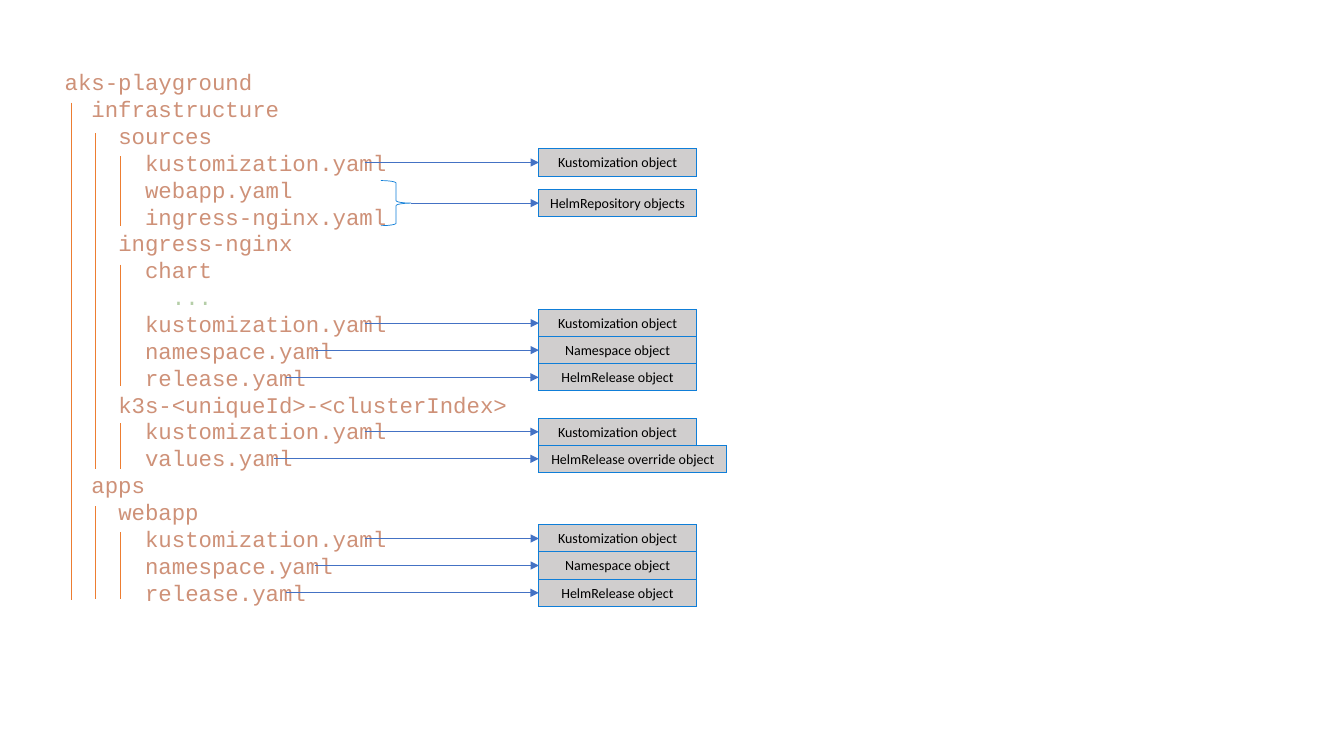
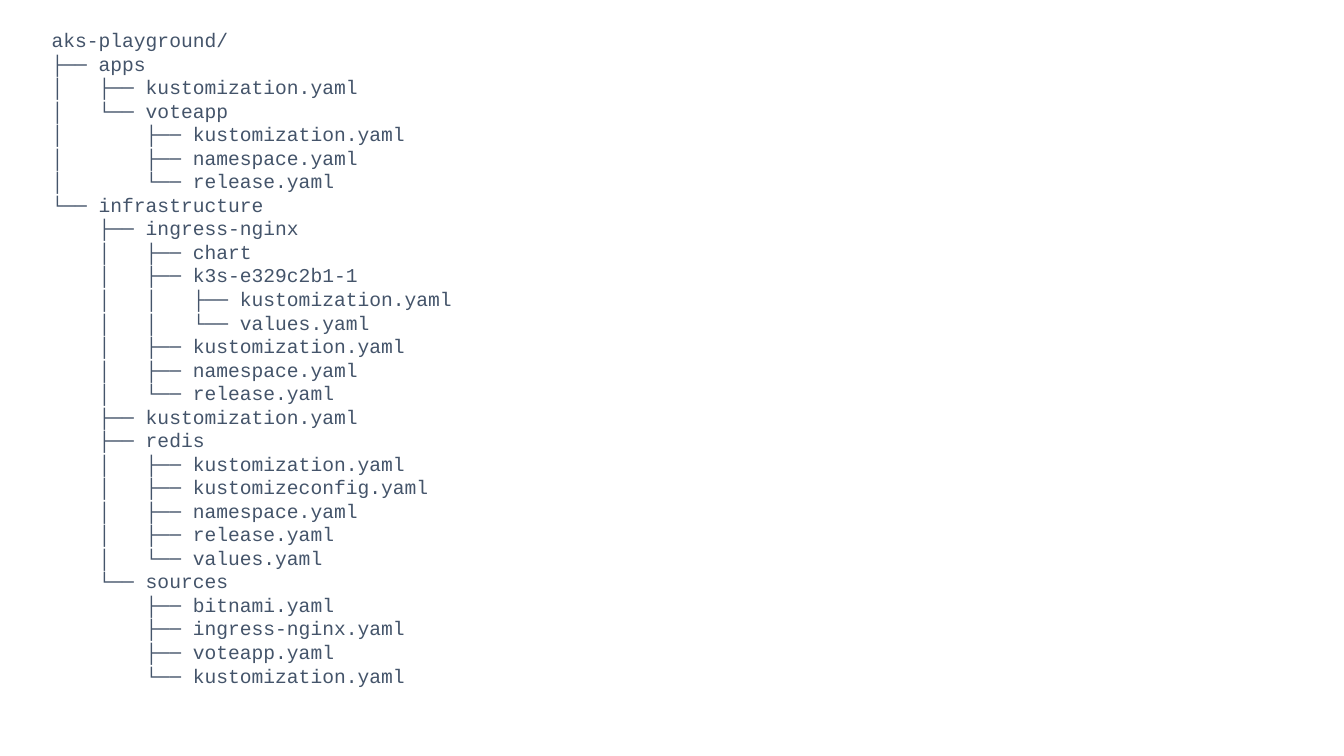
Before and after one commit to marvin-garcia/aks-playground, a slide deck: slide 4 of docs/images.pptx. Drawn at 1344x756 pixels with LibreOffice and Linux fonts; fonts in the diff are those of the drawing. Boxes give left, top, right and bottom in pixels: in the first picture for what was removed or moved away, otherwise in the second. Text is boxed around its words. In the diff, an @@ line names an element or a change of style, - is before the commit and + after.

```diff
--- a/docs/images.pptx
+++ b/docs/images.pptx
@@ text at box(52, 33, 452, 687): text changed; size 16 to 14 pt; text colour #CE9178 to #44546A @@
-aks-playground
-infrastructure
-sources
-kustomization.yaml
-webapp.yaml
-ingress-nginx.yaml
-ingress-nginx
-chart
-...
-kustomization.yaml
-namespace.yaml
-release.yaml
-k3s-<uniqueId>-<clusterIndex>
-kustomization.yaml
-values.yaml
-apps
-webapp
-kustomization.yaml
-namespace.yaml
-release.yaml
+aks-playground/
+├── apps
+│ ├── kustomization.yaml
+│ └── voteapp
+│ ├── kustomization.yaml
+│ ├── namespace.yaml
+│ └── release.yaml
+└── infrastructure
+├── ingress-nginx
+│ ├── chart
+│ ├── k3s-e329c2b1-1
+│ │ ├── kustomization.yaml
+│ │ └── values.yaml
+│ ├── kustomization.yaml
+│ ├── namespace.yaml
+│ └── release.yaml
+├── kustomization.yaml
+├── redis
+│ ├── kustomization.yaml
+│ ├── kustomizeconfig.yaml
+│ ├── namespace.yaml
+│ ├── release.yaml
+│ └── values.yaml
+└── sources
+├── bitnami.yaml
+├── ingress-nginx.yaml
+├── voteapp.yaml
+└── kustomization.yaml
@@ rectangle removed at box(539, 149, 697, 176) @@
-Kustomization object
@@ group removed at box(71, 103, 120, 600): 7 lines @@
@@ arrow removed from (365, 162) to (539, 162) @@
@@ right brace removed at box(381, 180, 411, 226) @@
@@ arrow removed from (411, 204) to (539, 204) @@
@@ rectangle removed at box(539, 190, 697, 217) @@
-HelmRepository objects
@@ arrow removed from (365, 324) to (539, 324) @@
@@ rectangle removed at box(539, 310, 697, 337) @@
-Kustomization object
@@ arrow removed from (315, 350) to (539, 350) @@
@@ rectangle removed at box(539, 337, 697, 364) @@
-Namespace object
@@ arrow removed from (286, 377) to (539, 377) @@
@@ rectangle removed at box(539, 364, 697, 391) @@
-HelmRelease object
@@ rectangle removed at box(539, 418, 697, 446) @@
-Kustomization object
@@ arrow removed from (365, 432) to (539, 432) @@
@@ rectangle removed at box(539, 446, 727, 473) @@
-HelmRelease override object
@@ arrow removed from (274, 459) to (539, 459) @@
@@ arrow removed from (365, 538) to (539, 538) @@
@@ rectangle removed at box(539, 525, 697, 553) @@
-Kustomization object
@@ arrow removed from (315, 566) to (539, 566) @@
@@ rectangle removed at box(539, 553, 697, 580) @@
-Namespace object
@@ arrow removed from (286, 593) to (539, 593) @@
@@ rectangle removed at box(539, 580, 697, 607) @@
-HelmRelease object
```
Also in this commit, not shown: 1 other file.
